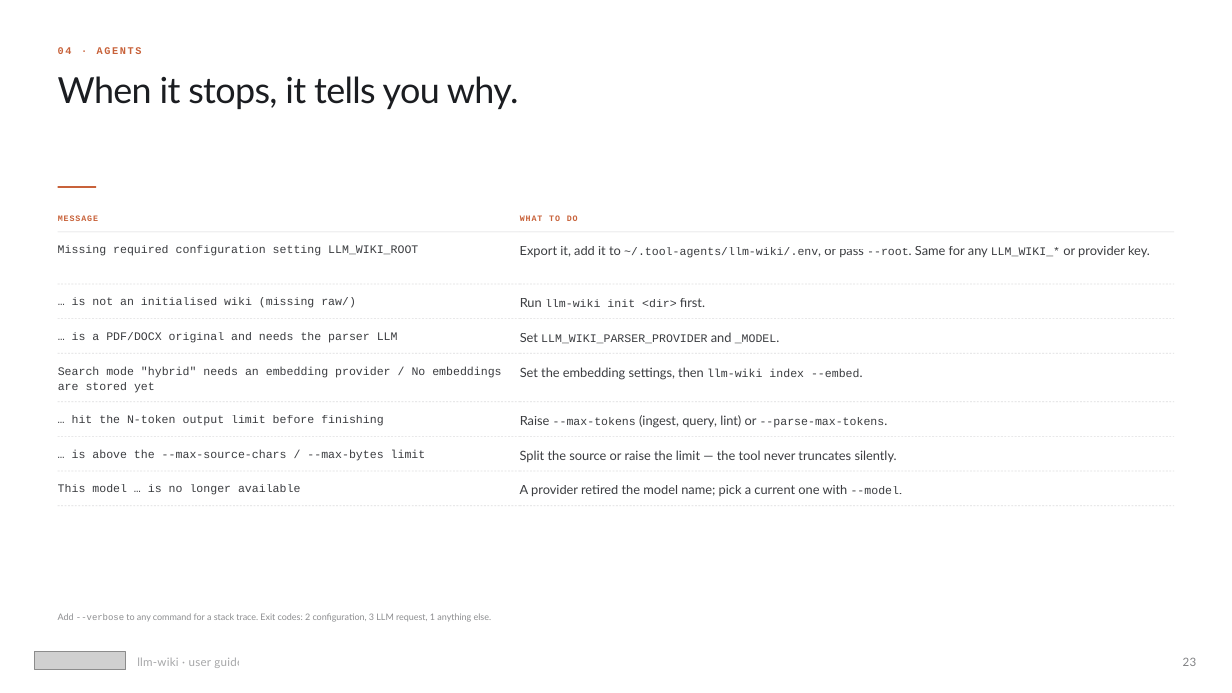
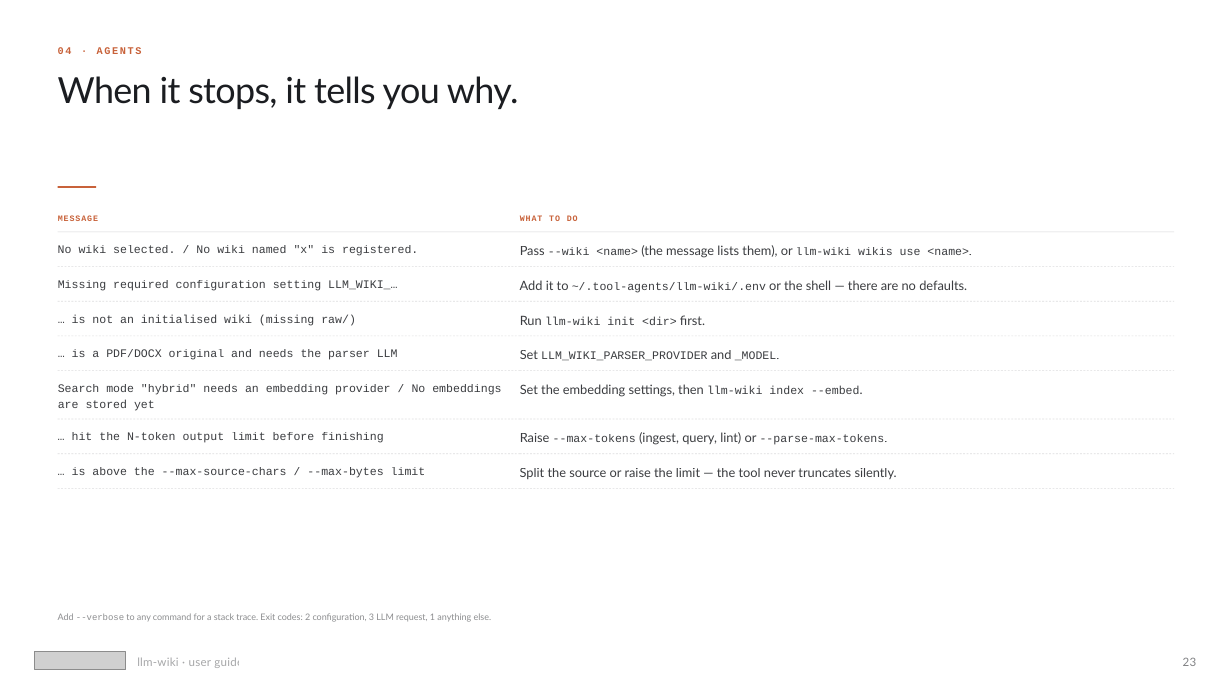
Before and after one commit to BikS2013/llm-wiki, a slide deck: slide 23 of docs/presentations/llm-wiki-user-guide.pptx. Drawn at 1232x693 pixels with LibreOffice and Linux fonts; fonts in the diff are those of the drawing; grey boxes stand for pictures. Boxes give left, top, right and bottom in pixels: in the first picture for what was removed or moved away, otherwise in the second. Text is boxed around its words. In the diff, an @@ line names an element or a change of style, - is before the commit and + after.

```diff
--- a/docs/presentations/llm-wiki-user-guide.pptx
+++ b/docs/presentations/llm-wiki-user-guide.pptx
@@ text added at [58, 245, 418, 256], 9 pt, text #1B1D21 at 85% opacity @@
+No wiki selected. / No wiki named "x" is registered.
@@ text at [520, 245, 969, 258]: text changed; size 10 to 9 pt; font Lato to Courier New @@
-Export it, add it to ~/.tool-agents/llm-wiki/.env, or pass --root. Same for any LLM_WIKI_* or provider key.
+Pass --wiki <name> (the message lists them), or llm-wiki wikis use <name>.
@@ text at [58, 280, 397, 291]: text changed @@
-Missing required configuration setting LLM_WIKI_ROOT
+Missing required configuration setting LLM_WIKI_…
@@ text added at [520, 280, 967, 293], 10 pt, text #1B1D21 at 85% opacity @@
+Add it to ~/.tool-agents/llm-wiki/.env or the shell — there are no defaults.
@@ line moved from (57, 319) - (519, 319) to (57, 301) - (519, 301) @@
@@ line moved from (519, 319) - (1175, 319) to (519, 301) - (1175, 301) @@
@@ text "Set LLM_WIKI_PARSER_PROVIDER and _MODEL.": place and size @@
-text "Set LLM_WIKI_PARSER_PROVIDER and _MODEL." at [520, 332, 777, 344]
+text "Set LLM_WIKI_PARSER_PROVIDER and _MODEL." at [520, 350, 777, 361]
@@ line moved from (57, 402) - (519, 402) to (57, 371) - (519, 371) @@
@@ line moved from (519, 402) - (1175, 402) to (519, 371) - (1175, 371) @@
@@ 8 texts: place and size @@
-8 texts at [58, 297, 897, 462]
+8 texts at [58, 315, 897, 479]
@@ text "Raise --max-tokens (ingest, query, lint) ...": place and size @@
-text "Raise --max-tokens (ingest, query, lint) ..." at [520, 415, 885, 428]
+text "Raise --max-tokens (ingest, query, lint) ..." at [520, 432, 885, 445]
@@ 10 lines: place and size @@
-10 lines at [57, 284, 1175, 506]
+10 lines at [57, 267, 1175, 489]
@@ text removed at [58, 484, 300, 495] @@
-This model … is no longer available
@@ text removed at [520, 485, 900, 497] @@
-A provider retired the model name; pick a current one with --model.
```
Also in this commit, not shown: 10 other slides changed, 5 slides added, 2 other files.
